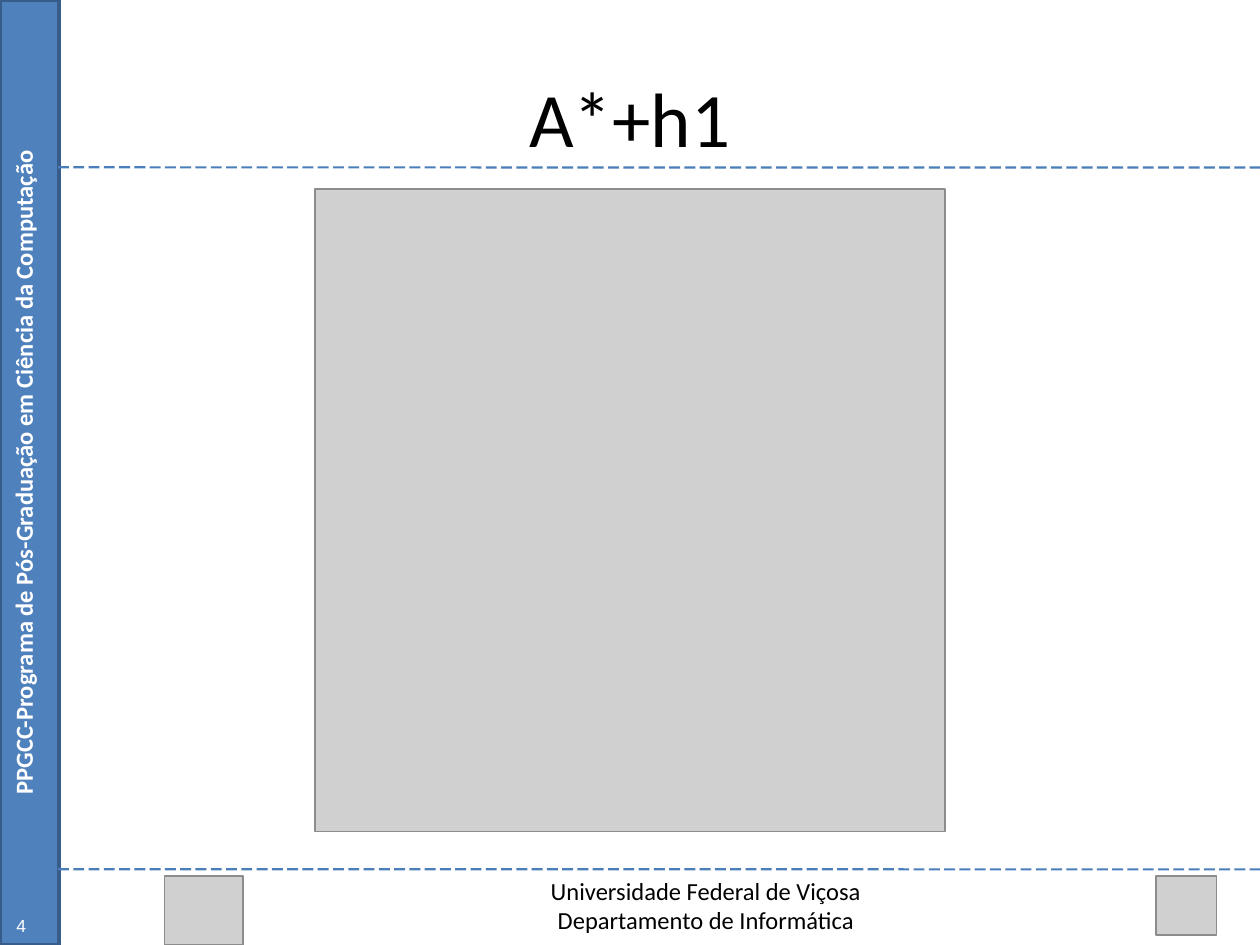
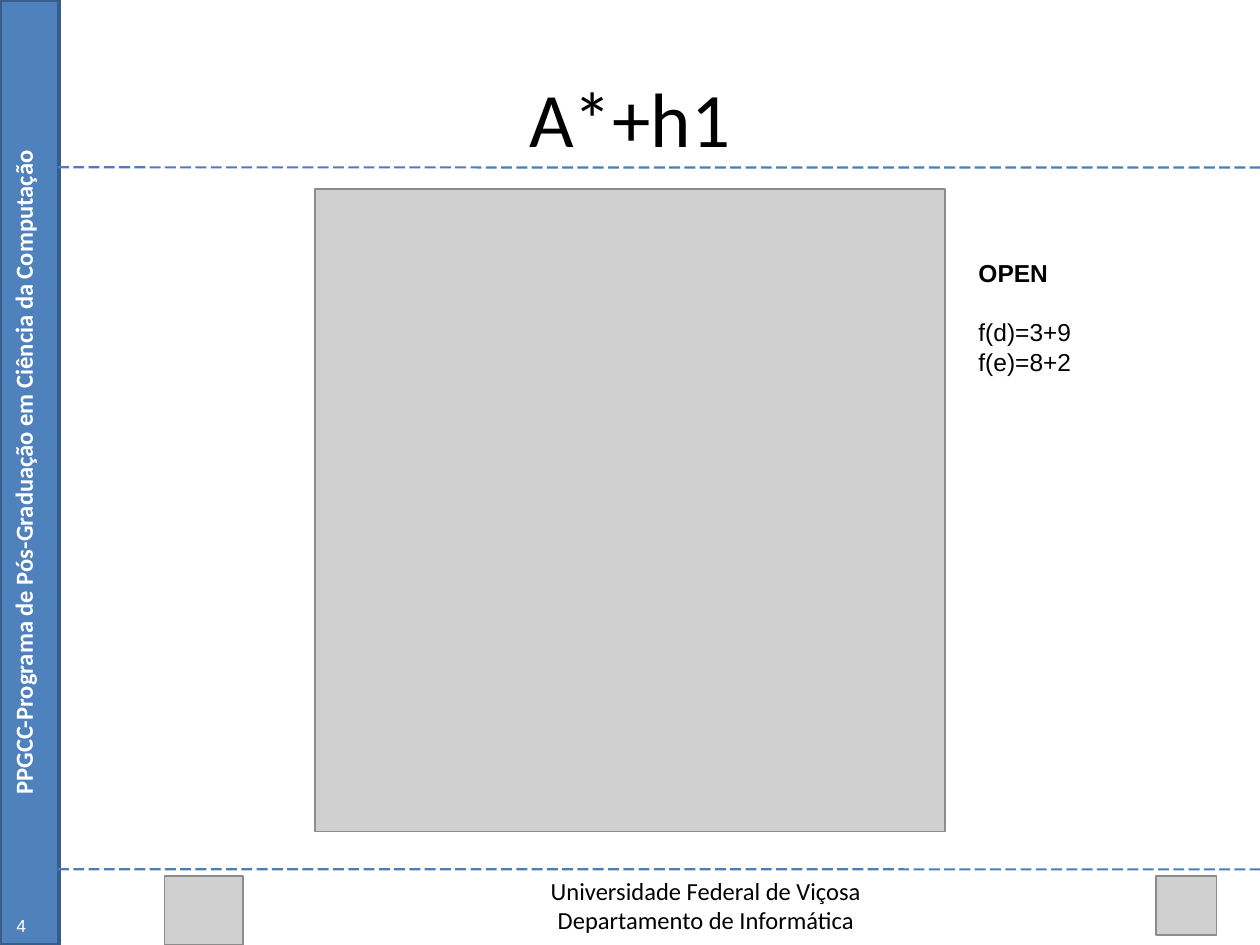
Before and after one commit to Marvinsky/research-marvin, a slide deck: slide 11 of latex/odp/dissertation_v12.odp (slide 5 before the commit). Drawn at 1260x945 pixels with LibreOffice and Linux fonts; fonts in the diff are those of the drawing; grey boxes stand for pictures. Boxes give left, top, right and bottom in pixels: in the first picture for what was removed or moved away, otherwise in the second. Text is boxed around its words. In the diff, an @@ line names an element or a change of style, - is before the commit and + after.

```diff
--- a/latex/odp/dissertation_v12.odp
+++ b/latex/odp/dissertation_v12.odp
@@ text added at [978, 265, 1071, 376], 14 pt, text #000000 @@
+OPEN
+f(d)=3+9
+f(e)=8+2
```
Also in this commit, not shown: 39 other slides changed, 2 slides added.
